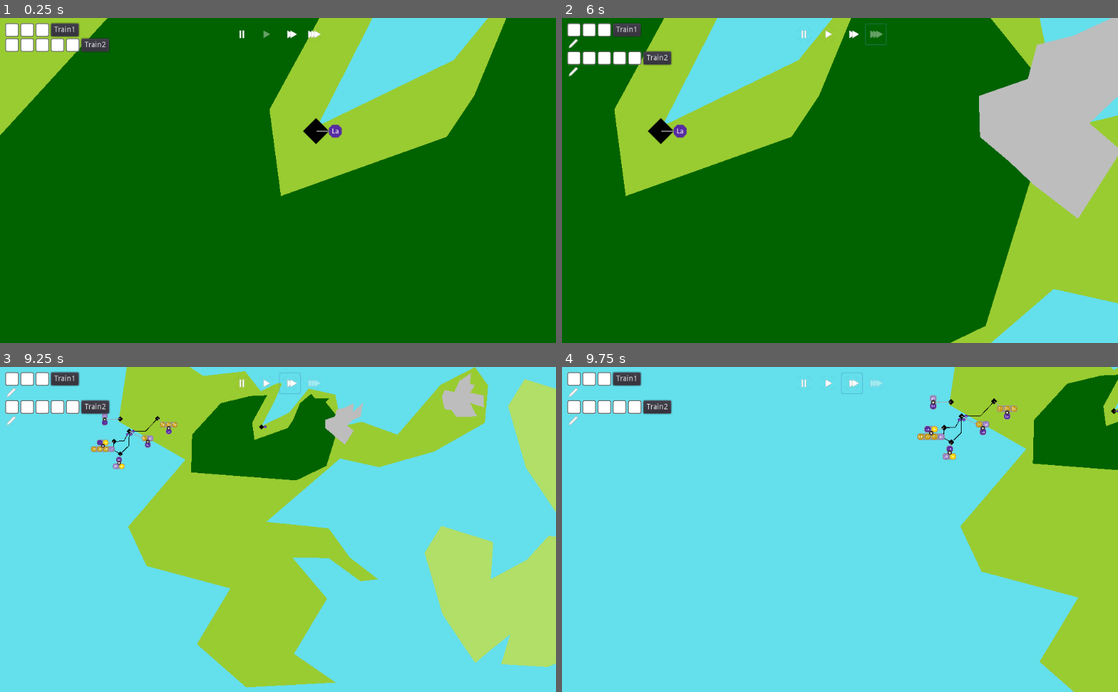
Above: before the commit, frames 1-4 (two rows, left to right).
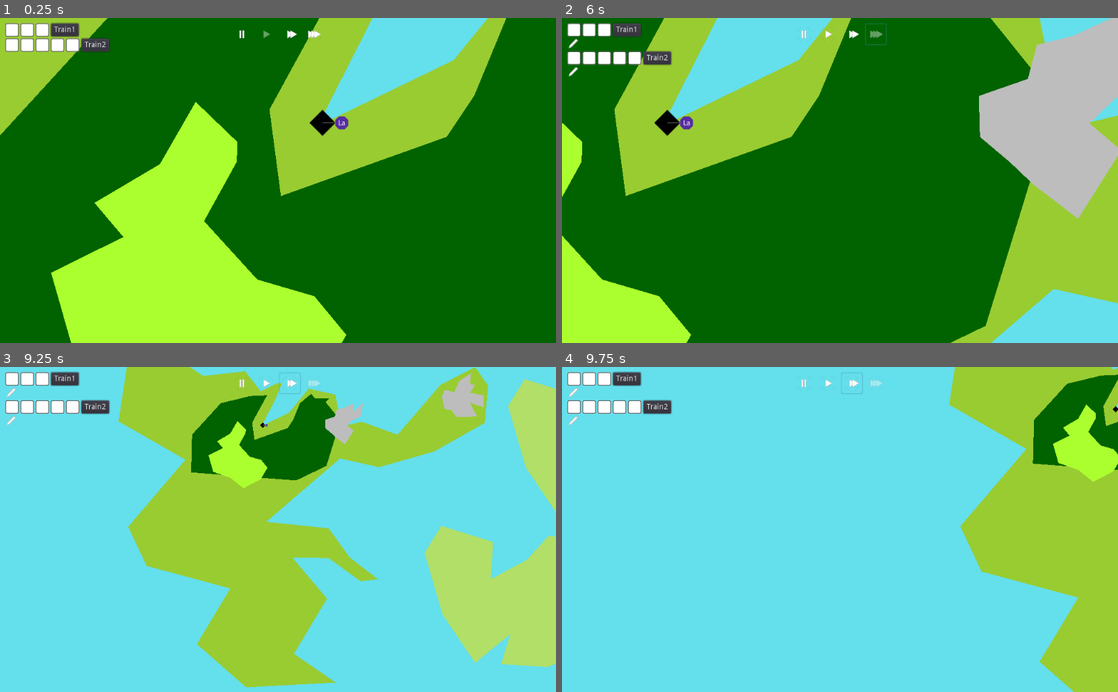
Above: after the commit, the same moments.

Repository: LeBoku/supply-chained
Game: Godot game, scene res://Game.tscn
Same seed, same stepped clock (60 frames per second), same inputs: the game is played once before the commit and once after it.
Inputs (mouse positions are in pixels of both pictures, inside the frame that each line leads up to):
- Up to frame 1 (0.25 s): no input
- Up to frame 2 (6 s): click "Train1" at 0.5 s; click "Train2" at 1.25 s; click (806, 34) at 2 s; click (828, 34) at 2.75 s; click (851, 34) at 3.5 s; click (828, 34) at 4.25 s; click (873, 34) at 5 s; tap Enter at 5.75 s; move the mouse to (962, 164) at 5.77 s; hold Right (ui_right) from 5.78 s (still down); click (962, 164) at 5.85 s
- Up to frame 3 (9.25 s): move the mouse to (166, 545) at 6.52 s; release Right (ui_right) at 6.53 s; hold Down (ui_down) 6.53-7.28 s; tap F (camera_zoom_in) at 6.6 s; move the mouse to (333, 458) at 7.27 s; hold Right (ui_right) 7.28-8.03 s; hold R (camera_zoom_out) 7.28-8.03 s; move the mouse to (250, 594) at 8.02 s; hold Up (ui_up) 8.03-8.78 s; click (250, 594) at 8.1 s; move the mouse to (444, 578) at 8.77 s; hold Left (ui_left) from 8.78 s (still down); hold F (camera_zoom_in) from 8.78 s (still down)
- Up to frame 4 (9.75 s): keep holding Left (ui_left); move the mouse to (673, 480) at 9.52 s; release F (camera_zoom_in) at 9.53 s; tap R (camera_zoom_out) at 9.6 s

The runs differ from the first frame. In frame 1, 19% of the frame differs, in the area x 9-63%, y 25-100%; in frame 2, 5.1%; in frame 3, 1.5%; in frame 4, 2.0%.

Commit message:
feat: added production chain for bread

Diff:
--- a/supply-chained/Game.tscn
+++ b/supply-chained/Game.tscn
@@ -1,13 +1,11 @@
-[gd_scene load_steps=10 format=2]
+[gd_scene load_steps=8 format=2]
 
 [ext_resource path="res://Game.gd" type="Script" id=1]
 [ext_resource path="res://station/Station.tscn" type="PackedScene" id=2]
-[ext_resource path="res://connection/ConnectionHelper.tscn" type="PackedScene" id=3]
 [ext_resource path="res://Camera.gd" type="Script" id=4]
 [ext_resource path="res://Hud/HUD.tscn" type="PackedScene" id=5]
 [ext_resource path="res://Hud/BuildingMenu.tscn" type="PackedScene" id=6]
 [ext_resource path="res://map/Biome.tscn" type="PackedScene" id=7]
-[ext_resource path="res://production/Production.tscn" type="PackedScene" id=8]
 [ext_resource path="res://carriers/Train.tscn" type="PackedScene" id=12]
 
 [node name="Game" type="Node2D"]
@@ -22,6 +20,7 @@
 z_as_relative = false
 
 [node name="Map" type="Node2D" parent="."]
+z_index = -1
 __meta__ = {
 "_edit_lock_": true
 }
@@ -29,16 +28,20 @@
 [node name="Continent" parent="Map" instance=ExtResource( 7 )]
 polygon = PoolVector2Array( 529.116, 140.895, 517.102, 82.1624, 468.158, 71.0387, 431.923, 115.587, 381.75, 139.973, 40 …(652 unchanged characters)…
 
+[node name="Meadow" parent="Map/Continent" instance=ExtResource( 7 )]
+z_index = 1
+color = Color( 0.68, 1, 0.18, 1 )
+polygon = PoolVector2Array( 352.038, 153.147, 339.985, 175.011, 359.606, 196.594, 380.628, 202.76, 392.401, 217.056, 379.787, 238.358, 347.833, 254.896, 324.008, 235.836, 292.334, 224.624, 283.645, 194.071, 310.273, 180.897, 299.622, 168.284, 323.728, 153.988, 336.902, 131.004, 352.318, 145.86 )
+kind = 1
+
 [node name="Forest" parent="Map/Continent" instance=ExtResource( 7 )]
-z_index = 1
-z_as_relative = false
+z_index = 0
 color = Color( 0, 0.39, 0, 1 )
 polygon = PoolVector2Array( 480.134, 89.5193, 506.482, 88.6784, 499.195, 95.6859, 519.656, 121.193, 518.816, 141.655, 5 …(245 unchanged characters)…
 kind = 2
 
 [node name="Rocks" parent="Map/Continent" instance=ExtResource( 7 )]
 z_index = 2
-z_as_relative = false
 color = Color( 0.75, 0.75, 0.75, 1 )
 polygon = PoolVector2Array( 550.437, 98.5762, 533.218, 106.556, 519.779, 109.916, 516.419, 122.515, 498.361, 128.814, 498.781, 143.933, 509.7, 153.173, 518.519, 161.572, 534.898, 174.172, 550.857, 148.973, 539.098, 138.894, 548.757, 129.654, 563.877, 122.515, 568.496, 96.8964, 550.017, 114.115 )
 kind = 3
@@ -86,64 +89,8 @@
 
 [node name="HUD" parent="." instance=ExtResource( 5 )]
 
-[node name="Landing" parent="." instance=ExtResource( 2 )]
-position = Vector2( 381.333, 141.796 )
-initial_storage = PoolStringArray( "labor", "", "", "", "", "" )
-
-[node name="Town" parent="." instance=ExtResource( 2 )]
-position = Vector2( 137.96, 149.748 )
-initial_storage = PoolStringArray( "labor", "labor", "labor", "", "", "" )
-
-[node name="Labor" parent="Town" instance=ExtResource( 8 )]
-position = Vector2( 33.8885, 19.0909 )
-requires = PoolStringArray( "labor-exhausted", "bread" )
-produces = PoolStringArray( "labor" )
-
-[node name="Forest" parent="." instance=ExtResource( 2 )]
-position = Vector2( 121.185, 126.97 )
-initial_storage = PoolStringArray( "", "", "", "", "", "" )
-
-[node name="Gathering" parent="Forest" instance=ExtResource( 8 )]
-position = Vector2( -28.6437, 0.683695 )
-requires = PoolStringArray( "labor-exhausted" )
-produces = PoolStringArray( "labor" )
-time = 30
-
-[node name="Harbor" parent="." instance=ExtResource( 2 )]
-position = Vector2( 189.874, 126.087 )
-initial_storage = PoolStringArray( "", "", "", "", "", "" )
-
-[node name="New Labor" parent="Harbor" instance=ExtResource( 8 )]
-position = Vector2( 20.6213, 17.8117 )
-requires = PoolStringArray( "bread", "bread", "bread" )
-produces = PoolStringArray( "labor" )
-time = 30
-
-[node name="Rail6" parent="." instance=ExtResource( 3 )]
-points = PoolVector2Array( 121.055, 191.105, 108.731, 184.424, 109.176, 169.13 )
-
-[node name="Mill" parent="." instance=ExtResource( 2 )]
-position = Vector2( 110.002, 168.343 )
-
-[node name="Mill" parent="Mill" instance=ExtResource( 8 )]
-position = Vector2( -20.534, 8.33464 )
-requires = PoolStringArray( "labor", "wheat" )
-produces = PoolStringArray( "bread", "labor-exhausted", "bread", "bread" )
-
-[node name="Rail5" parent="." instance=ExtResource( 3 )]
-points = PoolVector2Array( 121.838, 190.877, 137.2, 176.397, 137.553, 150.087 )
-
-[node name="Rail8" parent="." instance=ExtResource( 3 )]
-points = PoolVector2Array( 188.761, 126.602, 168.278, 149.204, 137.73, 149.381 )
-
-[node name="Farm" parent="." instance=ExtResource( 2 )]
-position = Vector2( 121.333, 191.667 )
-
-[node name="Farm" parent="Farm" instance=ExtResource( 8 )]
-position = Vector2( -2.46592, 16.617 )
-produces = PoolStringArray( "wheat", "labor-exhausted" )
-
-[node name="Rail7" parent="." instance=ExtResource( 3 )]
-points = PoolVector2Array( 109.621, 168.239, 127.588, 167.942, 135.606, 151.609 )
+[node name="StartingPoint" parent="." instance=ExtResource( 2 )]
+position = Vector2( 383.717, 138.741 )
+initial_storage = PoolStringArray( "labor", "", "", "" )
 
 [connection signal="created_station" from="BuildingMenu" to="." method="_on_BuildingMenu_created_station"]
--- a/supply-chained/Production/Production.gd
+++ b/supply-chained/Production/Production.gd
@@ -65,9 +65,7 @@
 		removed.queue_free()
 
 	start_progress_bar(time)
-
 	yield(get_tree().create_timer(time), "timeout")
-
 	progress.visible = false
 
 	for p in produces:
--- a/supply-chained/buildings/BuildingMenu.gd
+++ b/supply-chained/buildings/BuildingMenu.gd
@@ -49,6 +49,8 @@
 		return [Enums.BuildingTypes.foodGathering, Enums.BuildingTypes.lumberCamp]
 	elif biome == Enums.Biomes.rocks:
 		return [Enums.BuildingTypes.stoneGathering]
+	elif biome == Enums.Biomes.land:
+		return [Enums.BuildingTypes.furnance]
 	else:
 		return []
 
--- a/supply-chained/buildings/Store.gd
+++ b/supply-chained/buildings/Store.gd
@@ -12,8 +12,13 @@
 
 	Enums.BuildingTypes.farm: BuildingData.new() \
 		.init("Farm", "Uses Labor to create Wheat") \
-		.add_production(5, ["labor"], ["wheat", "labor-exhausted"]) \
-		.add_building_step(5, ["labor", "wood"], ["labor-exhausted"]),
+		.add_building_step(5, ["labor", "wood"], ["labor-exhausted"]) \
+		.add_production(5, ["labor"], ["wheat", "labor-exhausted"]),
+
+	Enums.BuildingTypes.furnance: BuildingData.new() \
+		.init("Furnance", "Burn things") \
+		.add_building_step(10, ["stone", "labor"], ["labor-exhausted"]) \
+		.add_production(10, ["wood", "wheat"], ["bread", "ash"]),
 
 	Enums.BuildingTypes.foodGathering: BuildingData.new() \
 		.init("Gathering Spot", "Allow hungry Workers to search for their own food") \
--- a/supply-chained/cargo/CargoHelper.gd
+++ b/supply-chained/cargo/CargoHelper.gd
@@ -14,6 +14,8 @@
 	"wood": preload("res://cargo/icons/wood.png"),
 	"labor": preload("res://cargo/icons/labor.png"),
 	"labor-exhausted": preload("res://cargo/icons/labor-exhausted.png"),
+	"stone": preload("res://cargo/icons/stone.png"),
+	"ash": preload("res://cargo/icons/ash.png")
 }
 
 func get_icon(type: String):
--- a/supply-chained/map/Biome.gd
+++ b/supply-chained/map/Biome.gd
@@ -10,8 +10,8 @@
 
 var biome_config = {
 	Enums.Biomes.land: [Color.yellowgreen, -10],
-	Enums.Biomes.grassland: [Color.greenyellow, 0],
-	Enums.Biomes.forest: [Color.darkgreen, 1],
+	Enums.Biomes.forest: [Color.darkgreen, 0],
+	Enums.Biomes.grassland: [Color.greenyellow, 1],
 	Enums.Biomes.rocks: [Color.gray, 2],
 }
 
--- a/supply-chained/util/Enums.gd
+++ b/supply-chained/util/Enums.gd
@@ -1,2 +1,2 @@
 enum Biomes { land, grassland, forest, rocks }
-enum BuildingTypes { storage, farm, foodGathering, lumberCamp, stoneGathering }
+enum BuildingTypes { storage, furnance, farm, foodGathering, lumberCamp, stoneGathering }
Binary file added: supply-chained/cargo/icons/ash.png
Not shown, added: supply-chained/cargo/icons/ash.png.import
Binary file added: supply-chained/cargo/icons/stone.png
Not shown, added: supply-chained/cargo/icons/stone.png.import
